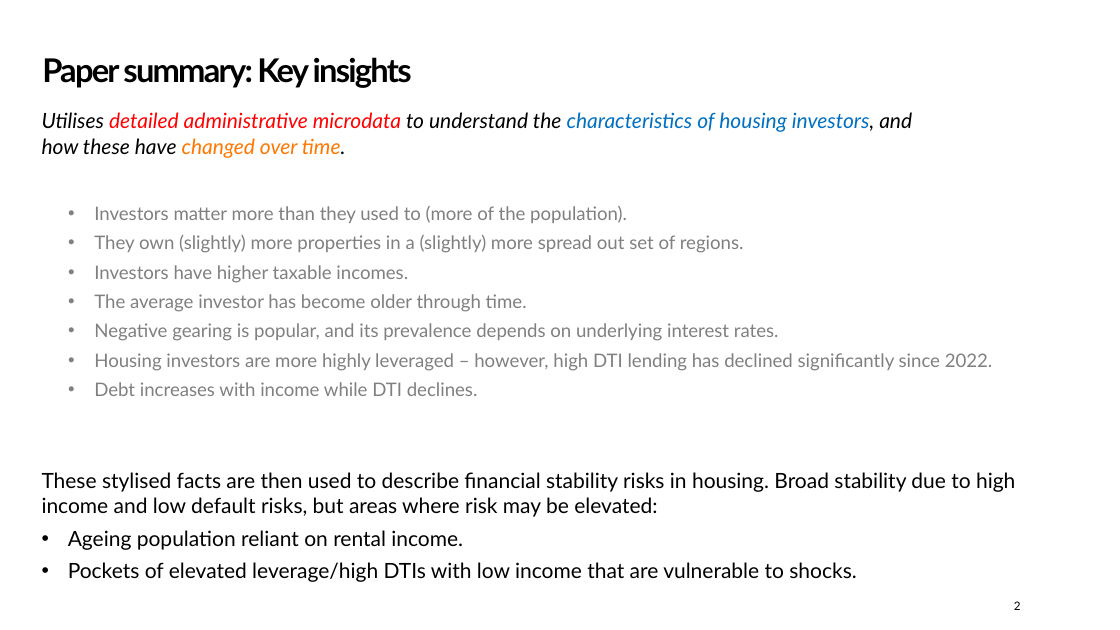
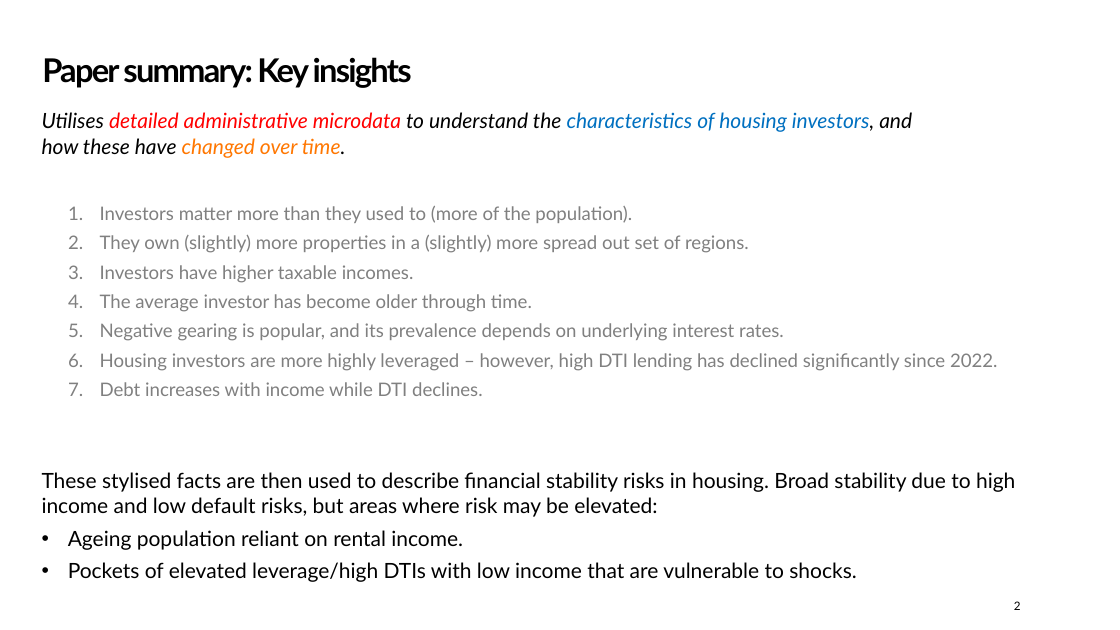
Before and after one commit to Zjub/TVHENZ, a slide deck: slide 2 of e61 Projects/Presentations/Discusant RBA Housing TTPI 2026.pptx. Drawn at 1120x630 pixels with LibreOffice and Linux fonts; fonts in the diff are those of the drawing; background and template pictures are left out. Boxes give left, top, right and bottom in pixels: in the first picture for what was removed or moved away, otherwise in the second. Text is boxed around its words. In the diff, an @@ line names an element or a change of style, - is before the commit and + after.

```diff
--- a/e61 Projects/Presentations/Discusant RBA Housing TTPI 2026.pptx
+++ b/e61 Projects/Presentations/Discusant RBA Housing TTPI 2026.pptx
@@ text "Investors matter more than they ..." at [100, 206, 998, 396]: bullet • to 1. @@
```
Also in this commit, not shown: 3 other slides changed, 5 other files.
